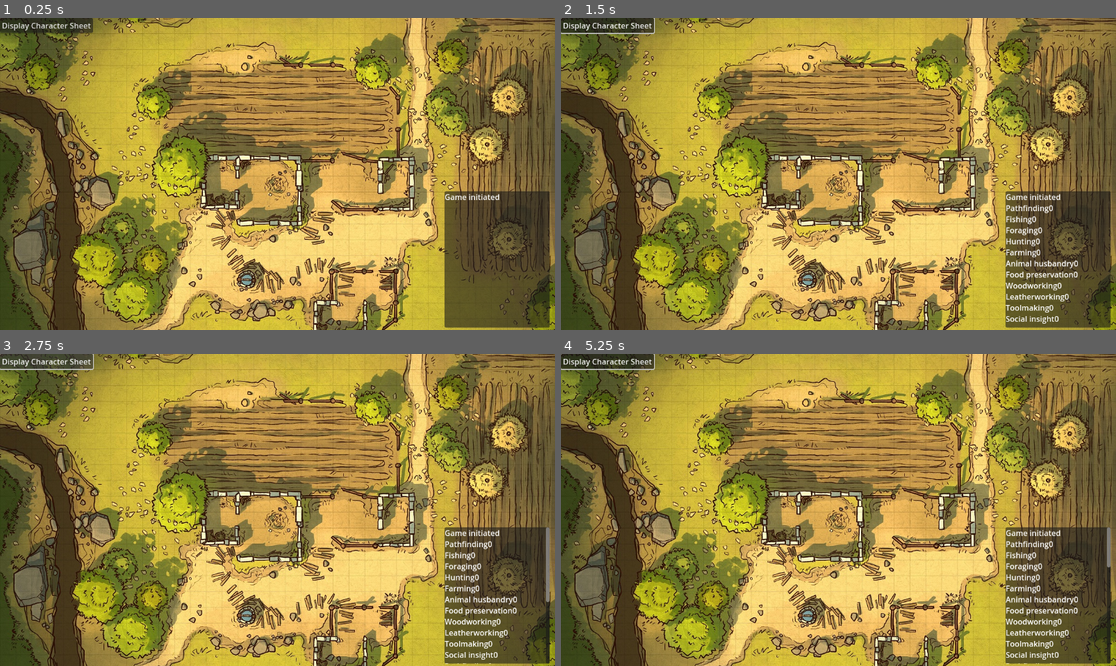
Above: before the commit, frames 1-4 (two rows, left to right).
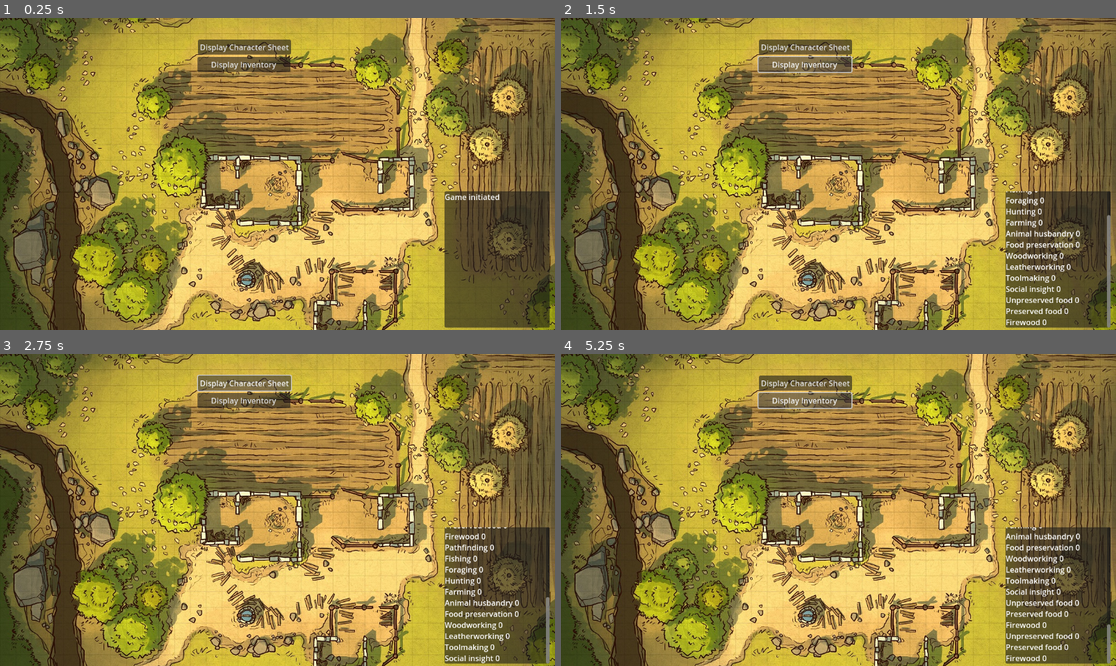
Above: after the commit, the same moments.

Repository: Cablefish1/SurvivalSim
Game: Godot game, scene res://main_game_object.tscn
Two runs of this game, one before a commit and one after it. Both use one fixed random seed, a clock stepped at 60 frames per second and the inputs below.
Inputs (mouse positions are in pixels of both pictures, inside the frame that each line leads up to):
- Up to frame 1 (0.25 s): no input
- Up to frame 2 (1.5 s): click "Display Character Sheet" at 0.5 s; click (805, 64) at 1.25 s, where only the run after the commit has a clickable "Display Inventory"
- Up to frame 3 (2.75 s): click "Display Character Sheet" at 2 s
- Up to frame 4 (5.25 s): click (805, 400) at 2.75 s, where only the run after the commit has a clickable "Display Inventory"; click "Display Character Sheet" at 3.5 s; click (805, 400) at 4.25 s, where only the run after the commit has a clickable "Display Inventory"; tap Enter at 5 s

The runs differ from the first frame. In frame 1, 2.3% of the frame differs, in the area x 0-53%, y 0-18%; in frame 2, 5.0%; in frame 3, 4.5%; in frame 4, 5.0%, in the area x 0-100%, y 0-100%.

Commit message:
added inventory

Diff:
--- a/PlayerData.gd
+++ b/PlayerData.gd
@@ -15,4 +15,11 @@
 	"Social insight" : 0
 }
 
+@export var inventory : Dictionary = {
+	"Unpreserved food" : 0,
+	"Preserved food" : 0,
+	"Firewood" : 0,
+
+}
+
 @export var health : int = 10
--- a/main_game_object.gd
+++ b/main_game_object.gd
@@ -23,10 +23,21 @@
 func display_skills():
 	for skill in player.skills:
 		var value = player.skills[skill]
-		storyteller.add_text(str(skill))
+		storyteller.add_text(str(skill)+str(" "))
 		storyteller.add_text(str(value))
 		storyteller.newline()
 
 
+func display_inventory():
+	for item in player.inventory:
+		var value = player.inventory[item]
+		storyteller.add_text(str(item)+str(" "))
+		storyteller.add_text(str(value))
+		storyteller.newline()
+
 func _on_display_sheet_pressed():
 	display_skills()
+
+
+func _on_display_inventory_pressed():
+	display_inventory()
--- a/main_game_object.tscn
+++ b/main_game_object.tscn
@@ -41,11 +41,23 @@
 anchor_bottom = 1.0
 grow_horizontal = 2
 grow_vertical = 2
+scroll_following = true
 
 [node name="DisplaySheet" type="Button" parent="."]
 layout_mode = 0
-offset_right = 8.0
-offset_bottom = 8.0
+offset_left = 411.0
+offset_top = 45.0
+offset_right = 604.0
+offset_bottom = 76.0
 text = "Display Character Sheet"
 
+[node name="DisplayInventory" type="Button" parent="."]
+layout_mode = 0
+offset_left = 410.0
+offset_top = 81.0
+offset_right = 603.0
+offset_bottom = 112.0
+text = "Display Inventory"
+
 [connection signal="pressed" from="DisplaySheet" to="." method="_on_display_sheet_pressed"]
+[connection signal="pressed" from="DisplayInventory" to="." method="_on_display_inventory_pressed"]
